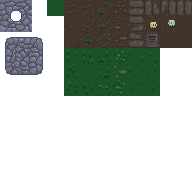
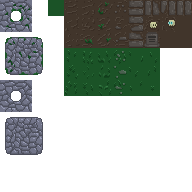
Revision of a layered 192 × 192 image; what changed, layer by layer:
added layer "Layer 1" above "Layer 9 copy" over left=0, top=4, right=43, bottom=155
painted on "Layer 9 copy" over left=47, top=0, right=48, bottom=16
